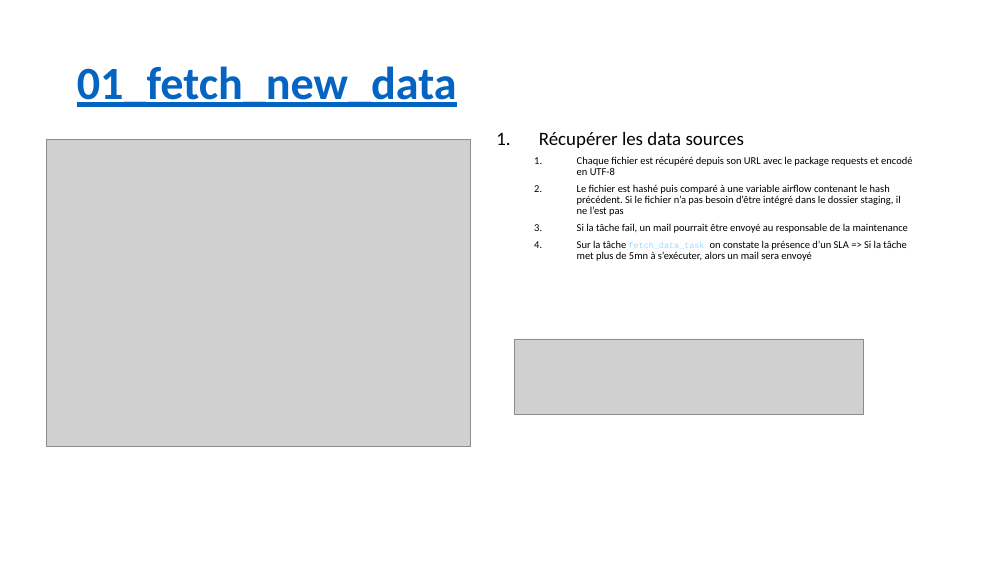
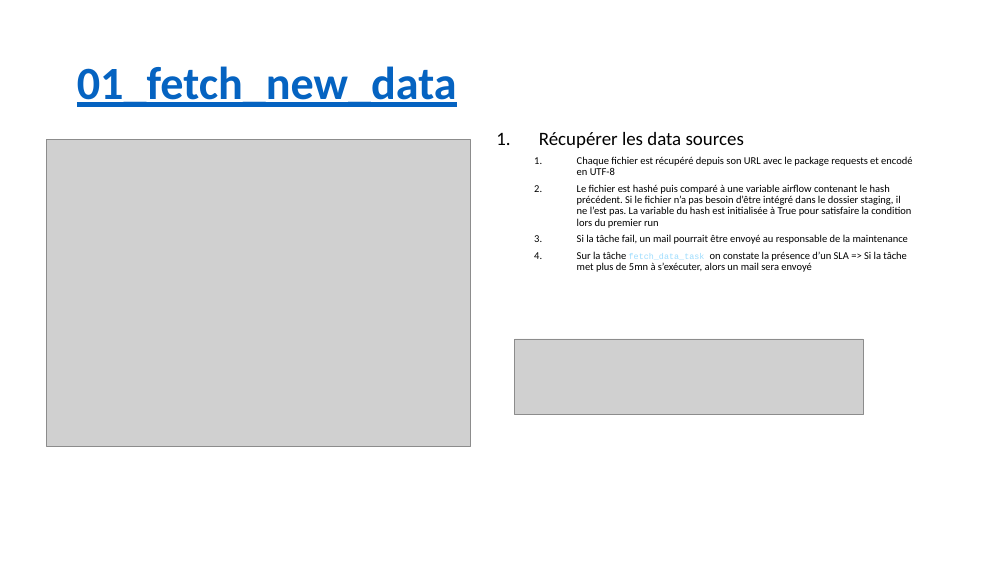
Before and after one commit to antoinersw/doctolib_test_case_pipeline, a slide deck: slide 7 of CAS PRATIQUE.pptx. Drawn at 1008x567 pixels with LibreOffice and Linux fonts; fonts in the diff are those of the drawing; grey boxes stand for pictures. Boxes give left, top, right and bottom in pixels: in the first picture for what was removed or moved away, otherwise in the second. Text is boxed around its words. In the diff, an @@ line names an element or a change of style, - is before the commit and + after.

```diff
--- a/CAS PRATIQUE.pptx
+++ b/CAS PRATIQUE.pptx
@@ text at (x1=577, y1=184, x2=911, y2=228): text changed @@
-  2. Le fichier est hashé puis comparé à une variable airflow contenant le hash précédent. Si le fichier n’a pas besoin d’être intégré dans le dossier staging, il ne l’est pas
+  2. Le fichier est hashé puis comparé à une variable airflow contenant le hash précédent. Si le fichier n’a pas besoin d’être intégré dans le dossier staging, il ne l’est pas. La variable du hash est initialisée à True pour satisfaire la condition lors du premier run
```
Also in this commit, not shown: 8 other slides changed, 1 other file.
